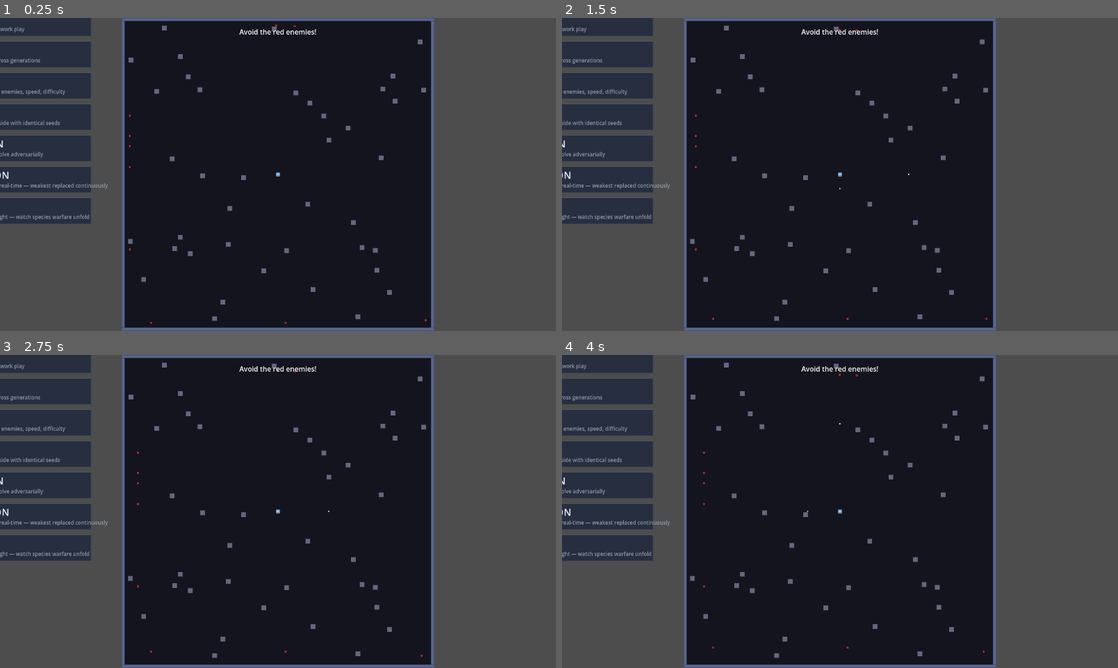
Above: before the commit, frames 1-4 (two rows, left to right).
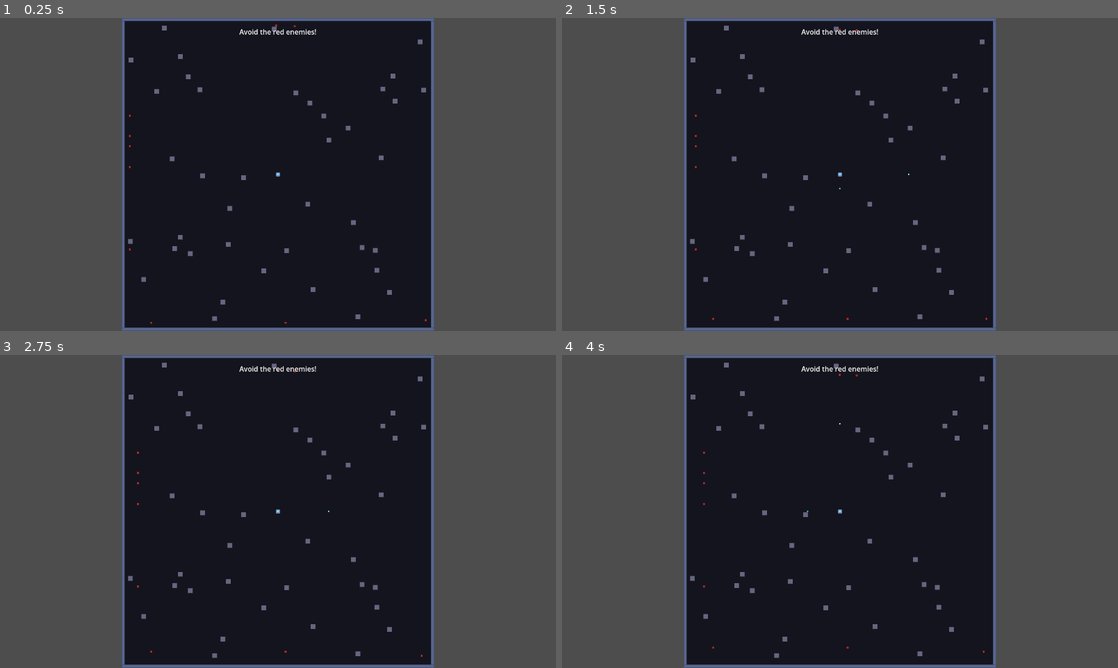
Above: after the commit, the same moments.

Repository: aryavolkan/evolve
Game: Godot game, scene res://main.tscn
Same seed, same stepped clock (60 frames per second), same inputs: the game is played once before the commit and once after it.
Inputs (mouse positions are in pixels of both pictures, inside the frame that each line leads up to):
- Up to frame 1 (0.25 s): no input
- Up to frame 2 (1.5 s): tap Enter (ui_accept) at 0.5, 0.77, 1.25 s; move the mouse to (962, 158) at 0.52 s; hold D (shoot_right) 0.53-1.28 s; tap 0 at 0.6 s; click (962, 158) at 0.67 s; move the mouse to (728, 190) at 1.27 s; hold S (shoot_down) from 1.28 s (still down); tap 1 at 1.35 s
- Up to frame 3 (2.75 s): tap Enter (ui_accept) at 1.52 s; move the mouse to (333, 442) at 2.02 s; release S (shoot_down) at 2.03 s; hold D (shoot_right) from 2.03 s (still down); tap 2 at 2.1 s
- Up to frame 4 (4 s): tap Enter (ui_accept) at 2.75, 3.02, 3.77 s; move the mouse to (812, 574) at 2.77 s; release D (shoot_right) at 2.78 s; hold W (shoot_up) 2.78-3.53 s; tap 3 at 2.85 s; click (812, 574) at 2.92 s; move the mouse to (1006, 558) at 3.52 s; hold A (shoot_left) from 3.53 s (still down); tap 4 at 3.6 s

The runs differ from the first frame. In frame 1, 8.8% of the frame differs, in the area x 0-20%, y 0-66%; in frame 2, 8.8%; in frame 3, 8.8%; in frame 4, 8.8%.

Commit message:
fix: scale title menu buttons to fit viewport height
8 menu items at 60px+12px each overflowed the 720px viewport.
Now dynamically shrinks button height and gap to fit available space.

Diff:
--- a/ui/title_screen.gd
+++ b/ui/title_screen.gd
@@ -108,10 +108,13 @@
 	# Divider line
 	draw_line(Vector2(cx - 200, cy - 115), Vector2(cx + 200, cy - 115), Color(0.3, 0.35, 0.45, 0.6), 1.0)
 
-	# Menu buttons
+	# Menu buttons — scale to fit viewport
 	var btn_width: float = 420.0
-	var btn_height: float = 60.0
-	var btn_gap: float = 12.0
+	var total_items: int = MENU_ITEMS.size()
+	var available_h: float = size.y - (cy - 90) - 50  # space from start to footer
+	var max_btn_h: float = available_h / total_items
+	var btn_height: float = minf(60.0, max_btn_h - 4.0)
+	var btn_gap: float = minf(12.0, max_btn_h - btn_height)
 	var start_y: float = cy - 90
 
 	for i in MENU_ITEMS.size():
